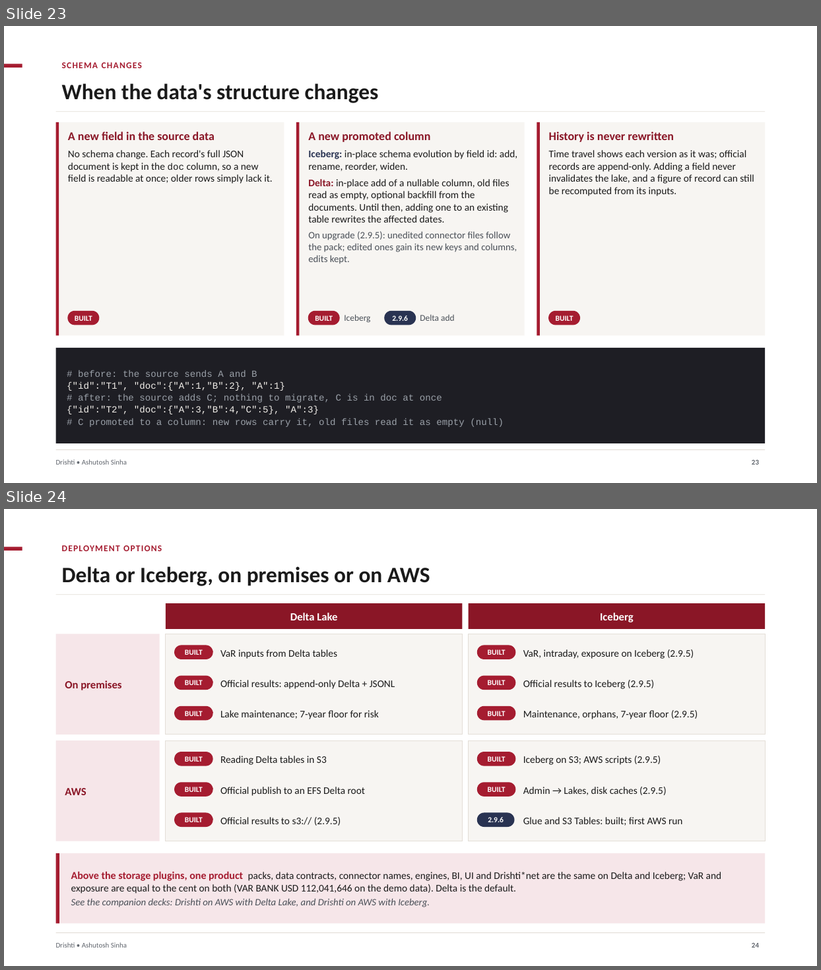
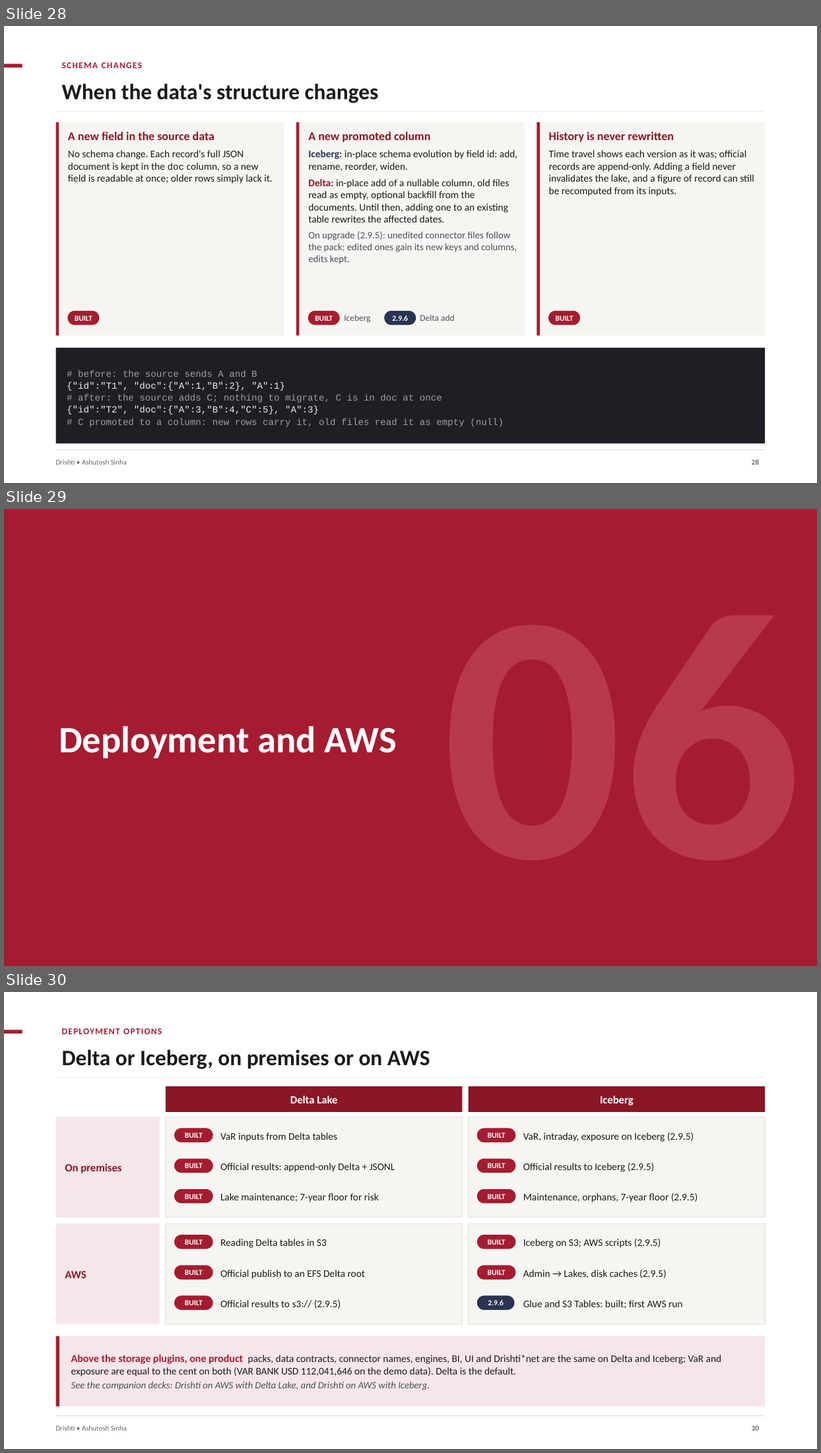
Before and after one commit to ajsinha/drishti, a slide deck: docs/publications/Drishti-VaR-Engine.pptx. Shown one above the other, each under a label of ours: slides 23 and 24 before the commit, slides 28, 29 and 30 after it. The pictures are 821x970 and 821x1453 pixels, drawn with LibreOffice and Linux fonts; fonts in the diff are those of the drawing. Boxes give left, top, right and bottom in pixels: in the first picture for what was removed or moved away, otherwise in the second. Text is boxed around its words. In the diff, an @@ line names an element or a change of style, - is before the commit and + after.

Commit message:
VaR deck in nine chapters (why, how VaR works, data in, scale and capacity, storage, deployment and AWS, operations, model risk and controls, roadmap and rollout), each opened by a solid chapter slide with its name and a large watermark number; 43 slides

```diff
--- a/docs/publications/Drishti-VaR-Engine.pptx
+++ b/docs/publications/Drishti-VaR-Engine.pptx
@@ slide 29 added at [4, 509, 817, 966], background #FFFFFF @@
@@ rectangle added at [4, 509, 817, 966], fill #A51C30 @@
@@ text added at [59, 726, 397, 758], 44 pt, text #FFFFFF, bold @@
+Deployment and AWS
@@ what was slide 23 is now slide 28 @@
@@ what was slide 24 is now slide 30 @@
@@ page number at [752, 1426, 759, 1431]: text changed @@
-24
+30
```
Also in this commit, not shown: 8 other slides added, 1 other file.
